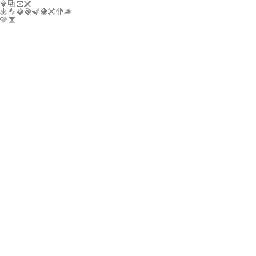
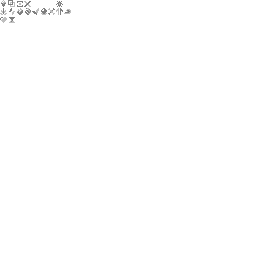
The second 256px x 256px image is a revision of the first. Changes to its layers:
painted on "Spritesheet" over [50, 1, 63, 13]
